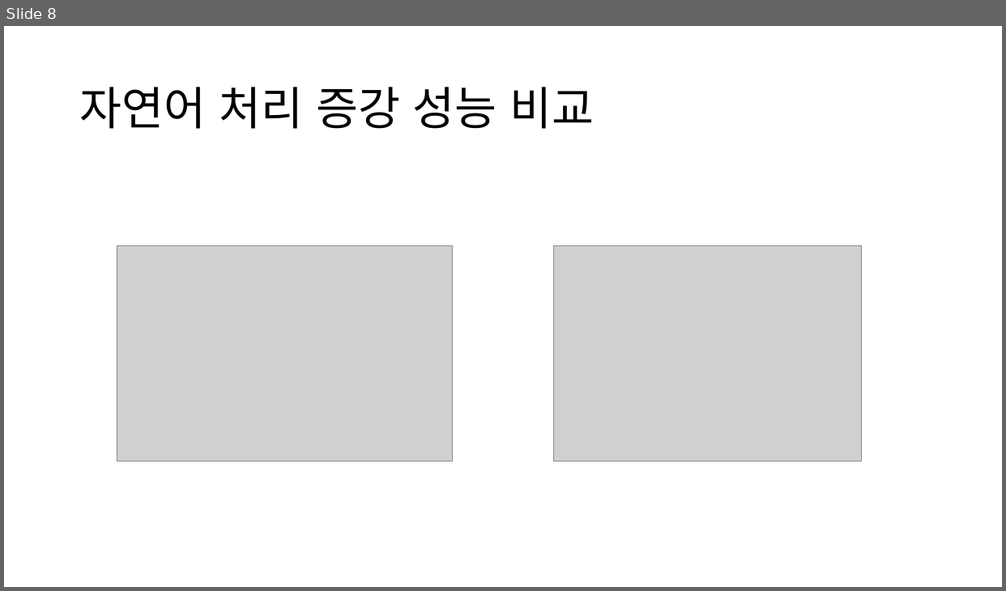
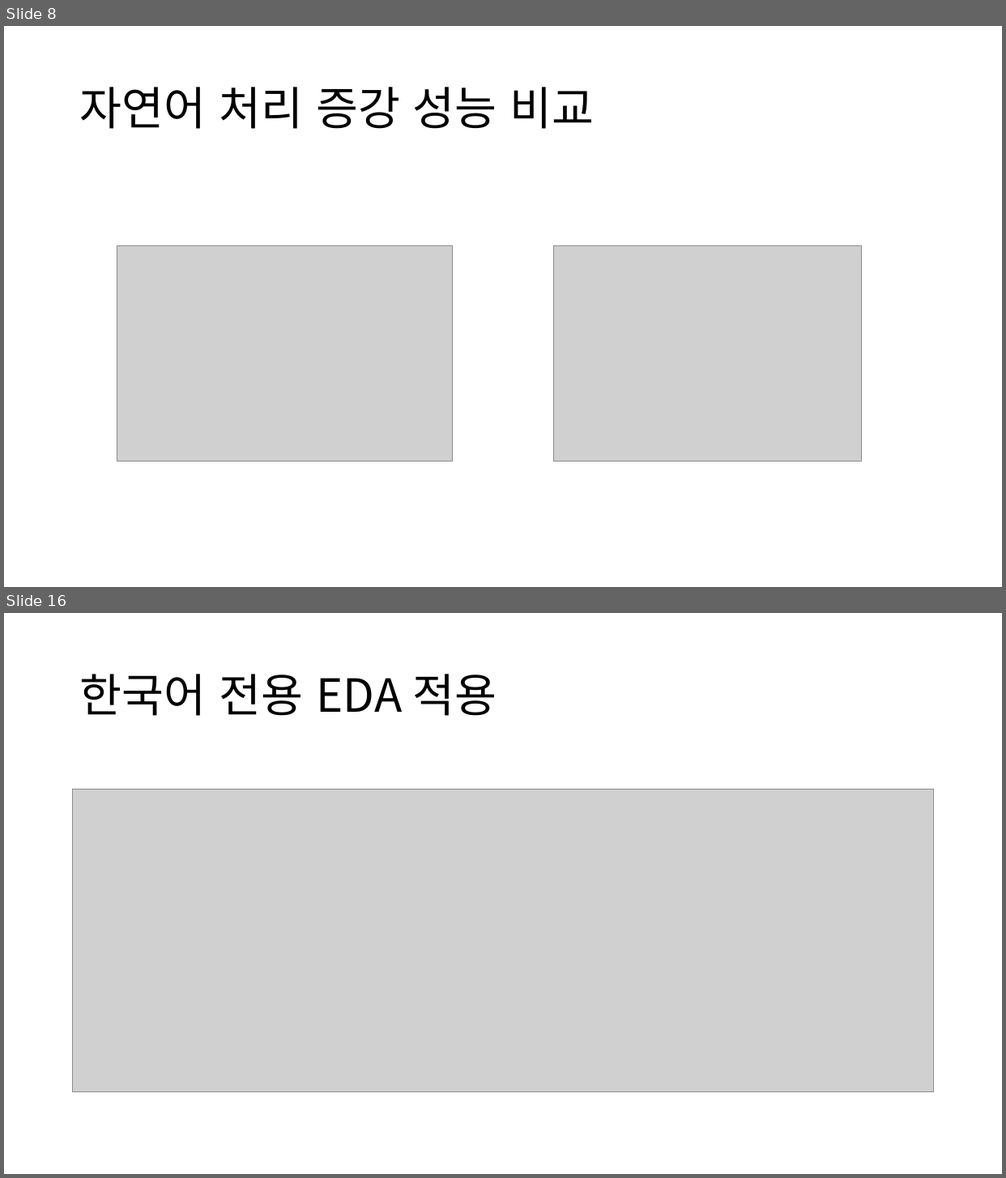
Before and after one commit to CSB-Songdo-International-Portfolio/2025-1_MLDL_course, a slide deck: AI 실전 4주차 - Data Augmentation.pptx. Shown one above the other, each under a label of ours: slide 8 before the commit, slides 8 and 16 after it; the slides between them are not shown. The pictures are 1006x591 and 1006x1178 pixels, drawn with LibreOffice and Linux fonts; fonts in the diff are those of the drawing; grey boxes stand for pictures. Boxes give left, top, right and bottom in pixels: in the first picture for what was removed or moved away, otherwise in the second. Text is boxed around its words. In the diff, an @@ line names an element or a change of style, - is before the commit and + after.

```diff
--- a/AI 실전 4주차 - Data Augmentation.pptx
+++ b/AI 실전 4주차 - Data Augmentation.pptx
@@ slide 16 added at (4, 613, 1002, 1174), background #FFFFFF @@
@@ title added at (80, 674, 496, 716), 44 pt, text #000000 @@
+한국어 전용 EDA 적용
@@ picture added at (73, 789, 934, 1093) @@
```
Also in this commit, not shown: 7 other slides added, 1 other file.
